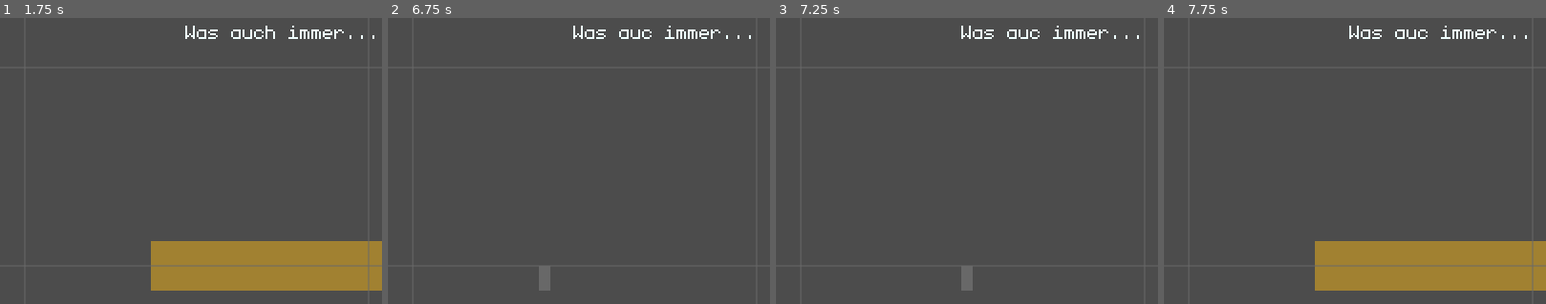
Above: before the commit, frames 1-4 (left to right).
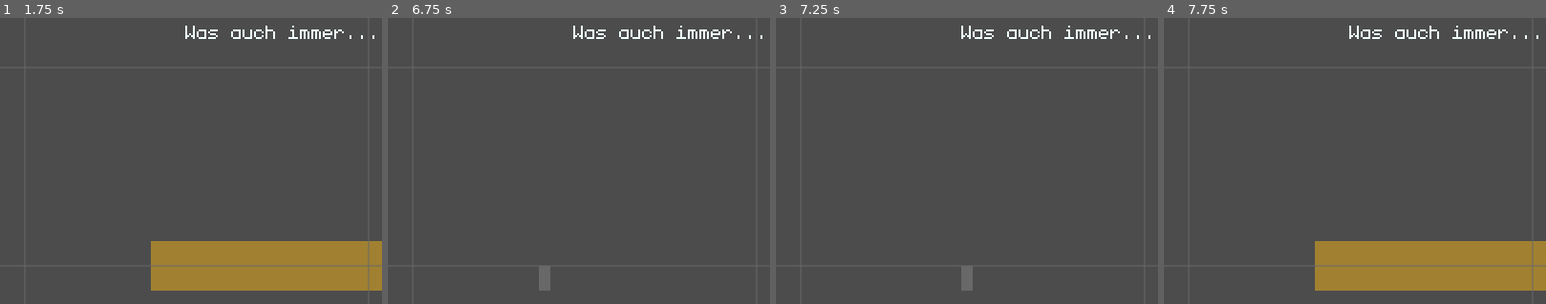
Above: after the commit, the same moments.

Repository: slapslash/TextMap
Game: Godot game, scene res://TextMap.tscn
Same seed, same stepped clock (60 frames per second), same inputs: the game is played once before the commit and once after it.
Inputs (mouse positions are % of the whole screen's width and height, from its top left):
- Up to frame 1 (1.75 s): tap Enter at 0.5, 0.6 s; move the mouse to (45, 70) at 0.52 s; hold Up 0.53-1.25 s; click (45, 70) at 0.67 s; tap Space at 0.77, 1.07 s; tap Keypad Enter at 0.8 s; drag from (80, 65) to (45, 70) at 1.27 s
- Up to frame 2 (6.75 s): tap Space at 2, 3.5, 3.6, 3.77, 4.07, 5.75 s; move the mouse to (20, 35) at 2.02 s; hold Left 2.03-2.75 s; tap Delete at 2.1, 5.3 s; click (20, 35) at 2.17 s; tap Backspace at 2.3, 6.6 s; tap Enter at 2.75, 3.8, 5 s; drag from (55, 50) to (20, 35) at 2.77 s; move the mouse to (35, 25) at 3.52 s; hold Down 3.53-4.25 s; click (35, 25) at 3.67 s; tap Escape at 4.15 s; drag from (72, 45) to (35, 25) at 4.27 s; move the mouse to (30, 55) at 5.02 s; hold Up 5.03-5.75 s; tap Keypad Enter at 5.1 s; click (30, 55) at 5.17 s; drag from (60, 28) to (30, 55) at 5.77 s; move the mouse to (45, 70) at 6.52 s; hold Right from 6.53 s (still down); click (45, 70) at 6.67 s
- Up to frame 3 (7.25 s): keep holding Right; tap Space at 6.77, 6.8, 7.07 s
- Up to frame 4 (7.75 s): release Right at 7.25 s; drag from (80, 65) to (45, 70) at 7.27 s
The pictures show only the part of the screen within x 24-74%, y 24-74%; the shares and areas given below are measured in that part.

Frame 1 is identical in both runs. In frame 2, 0.2% of the frame differs, in the area x 69-98%, y 2-8%; in frame 3, 0.2%; in frame 4, 0.2%.

Commit message:
Selection changeable by keys. Shift+Arrows and Shift+Home/End affect/start selection.

Diff:
--- a/Inputs.gd
+++ b/Inputs.gd
@@ -9,15 +9,13 @@
 
 func _input(event):
 	if event is InputEventMouseButton:
-		# change cell if left mouse button is released.
-		if event.pressed:
-			if event.button_index == BUTTON_LEFT:
-				var mpos = Global.get_cell_from_mouse_pos()
-				Global.cell = mpos
-				_update_cursor()
+		if event.button_index == BUTTON_LEFT:
+			var mpos = Global.get_cell_from_mouse_pos()
+			Global.cell = mpos
+			_update_cursor()
+			if event.pressed:
 				selection.on_left_mouse_button_pressed(mpos)
-		elif not event.pressed:
-			if event.button_index == BUTTON_LEFT:
+			elif not event.pressed:
 				selection.on_left_mouse_button_released()
 	elif event is InputEventMouseMotion:
 		selection.on_mouse_motion()
@@ -28,55 +26,101 @@
 		match scm:
 			KEY_RIGHT:
 				add.x = 1
+				selection.clear()
+
 			KEY_LEFT:
 				add.x = -1
+				selection.clear()
+
 			KEY_UP:
 				add.y = -1
+				selection.clear()
+
 			KEY_DOWN:
 				add.y = 1
+				selection.clear()
+
 			50331665:
 				# Shift+Right
-				pass
+				add.x = 1
+				selection.on_selection_by_key(1, 0)
+
 			50331663:
 				# Shift+Left
-				pass
+				add.x = -1
+				selection.on_selection_by_key(-1, 0)
+
 			50331664:
 				# Shift+Up
-				pass
+				add.y = -1
+				selection.on_selection_by_key(0, -1)
+
 			50331666:
 				# Shift+Down
-				pass
+				add.y = 1
+				selection.on_selection_by_key(0, 1)
+
+			50331662:
+				# Shift+End
+				var c = Global.get_upcoming_cells()
+				if len(c):
+					add.x = c.max() - Global.cell.x
+					selection.on_selection_by_key(add.x, 0)
+
+			50331661:
+				# Shift+Home
+				var c = Global.get_former_cells()
+				if len(c):
+					add.x = c.min() - Global.cell.x
+					selection.on_selection_by_key(add.x, 0)
+
 			KEY_ESCAPE:
 				print("escape pressed")
+				selection.clear()
+
 			KEY_ENTER, KEY_KP_ENTER:
 				# basically same as home, but jump one row down.
 				var c = Global.get_former_cells()
 				if len(c):
 					add.x = c.min() - Global.cell.x
 					add.y = 1
+				selection.clear()
+
 			KEY_SPACE:
 				Global.push_cells()
 				add.x = 1
+				selection.clear()
+
 			KEY_DELETE:
 				Global.clear_cell()
 				Global.pull_cells()
+				selection.clear()
+
 			KEY_BACKSPACE:
 				Global.clear_left_cell()
 				Global.pull_cells()
 				add.x = -1
+				selection.clear()
+
 			KEY_HOME:
 				var c = Global.get_former_cells()
 				if len(c):
 					add.x = c.min() - Global.cell.x
+				selection.clear()
+
 			KEY_END:
 				var c = Global.get_upcoming_cells()
 				if len(c):
 					add.x = c.max() - Global.cell.x
+				selection.clear()
+
 			268435539: # Control+S
 				print('saving')
 				Global.save_matrix()
 				# Global.save_as_godot_scene()
+
 			_:
+				# Every other key
 				var ch = OS.get_scancode_string(scm)
 				var last_input = char(event.unicode)
 				if last_input == '':
@@ -87,6 +131,8 @@
 					Global.push_cells()
 					Global.set_cell_character(last_input)
 					add.x = 1
+					selection.clear()
+
 		change_cell(add)
 
 
--- a/Selection.gd
+++ b/Selection.gd
@@ -4,43 +4,67 @@
 var _end = null
 var _drag_start = null
 var _drag_offset: Vector2 = Vector2.ZERO
-var _select_from_mouse: bool = false
 
-var selected_cells: PoolVector2Array
+var _change_selection_by_mouse: bool = false
+
+var _selected_cells: PoolVector2Array
 
 func _process(_delta):
 	update()
 
 
+func get_selected_cells() -> PoolVector2Array:
+	return _selected_cells
+
+
+func clear():
+	_start = null
+	_end = null
+	_drag_start = null
+	_drag_offset = Vector2.ZERO
+
+
+func on_selection_by_key(add_x: int, add_y: int):
+	"""
+	Call this, if selection should be altered/started from keyboard input.
+	Typically Shift+Arrow keys.
+	Relies on current cell has not yet been changed due to arrow movement.
+	"""
+	if _start == null and _end == null:
+		# start new selection
+		_start = Global.cell
+		_end = Global.cell + Vector2(add_x, add_y)
+	else :
+		_end += Vector2(add_x, add_y)
+	_set__selected_cells()
+
+
 func on_left_mouse_button_pressed(at_cell: Vector2):
-	if not at_cell in selected_cells:
+	if not at_cell in _selected_cells:
 		# start a new selection
 		_start = at_cell
 		_end = null
-		_select_from_mouse = true
+		_change_selection_by_mouse = true
 	else:
 		_drag_start = at_cell
 		Global.start_dragging()
 
 
 func on_left_mouse_button_released():
-	if _select_from_mouse:
+	if _change_selection_by_mouse:
 		# after the releasing LMB, the current selection will
 		# not change anymore, if mouse is moved.
-		_select_from_mouse = false
+		_change_selection_by_mouse = false
 	else:
 		# if select from mouse is already false, LMB has been
 		# released again and if or if not selection had been
 		# interacted with: reset it.
-		_start = null
-		_end = null
-		_drag_start = null
-		_drag_offset = Vector2.ZERO
-	_set_selected_cells()
+		clear()
+	_set__selected_cells()
 
 
 func on_mouse_motion():
-	if _select_from_mouse:
+	if _change_selection_by_mouse:
 		# change selection if mouse is moved and LMB still held.
 		var mpos = Global.get_cell_from_mouse_pos()
 		if mpos != _end or _end == null:
@@ -49,16 +73,16 @@
 		var offset = Global.get_cell_from_mouse_pos() - _drag_start
 		if offset != _drag_offset:
 			_drag_offset = offset
-			Global.drag_cells(selected_cells, _drag_offset)
+			Global.drag_cells(_selected_cells, _drag_offset)
 
 
-func _set_selected_cells():
-	selected_cells = PoolVector2Array()
+func _set__selected_cells():
+	_selected_cells = PoolVector2Array()
 	if _start == null or _end == null:
 		return
 	for x in range(min(_start.x, _end.x), max(_start.x, _end.x) + 1):
 		for y in range(min(_start.y, _end.y), max(_start.y, _end.y) + 1):
-			selected_cells.push_back(Vector2(x, y))
+			_selected_cells.push_back(Vector2(x, y))
 
 
 func _get_rect(cell_size: Vector2) -> Rect2:
